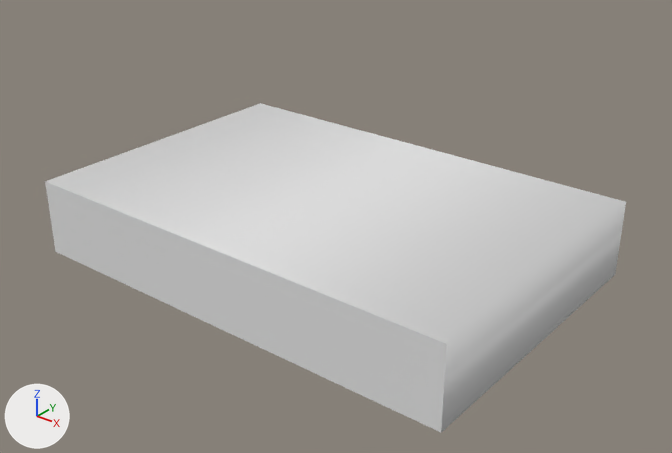
The Blender file Assets/Models/Paths/Base.blend, before and after one commit.
One viewpoint serves both versions: a camera (50 mm lens) standing at (3.34, -5.1, 2.57) and looking at (0.11, -1.07, 0.07). Lighting does not change. The marker at lower left points along +X, +Y and +Z.

The first picture shows 'Path'.
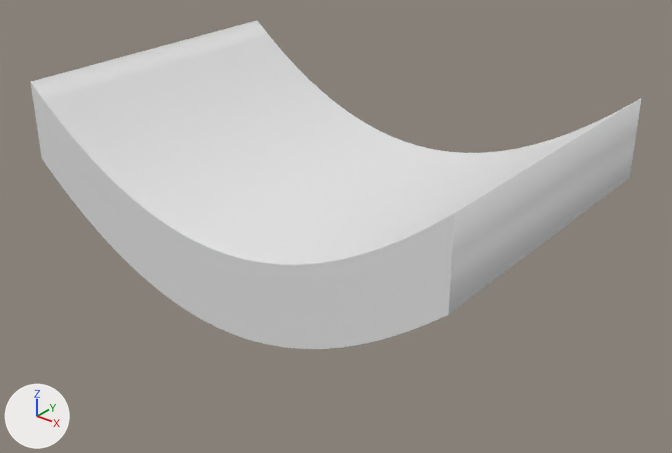
Boxes (x1, y1, x2, y2) around the edits, measured in the pictures (672 x 453 px):
'Path', reshaped
    before: (45, 103, 626, 432)
    after: (31, 21, 641, 349)

The change, as a list of edits to the scene's bpy script:
```text
Change cu_beziercircle:
    remove _sp.bezier_points.foreach_set('co', [-1.5, -0.25, 0.0, -1.5, 0.25, 0.0, 1.5, 0.25, 0.0, 1.5, -0.25, 0.0])
    remove _sp.bezier_points.foreach_set('handle_left', [-0.5, -0.25, 0.0, -1.5, 0.0833, 0.0, 0.5, 0.25, 0.0, 1.5, -0.0833, 0.0])
    remove _sp.bezier_points.foreach_set('handle_right', [-1.5, -0.0833, 0.0, -0.5, 0.25, 0.0, 1.5, 0.0833, 0.0, 0.5, -0.25, 0.0])
    remove for _p, _l, _r in zip(_sp.bezier_points, ['VECTOR', 'VECTOR', 'VECTOR', 'VECTOR'], ['VECTOR', 'VECTOR', 'VECTOR', 'VECTOR']): _p.handle_left_type = _l; _p.handle_right_type = _r
    _sp: cu_beziercircle.splines.new('BEZIER'); _sp.bezier_points.add(3) -> cu_beziercircle.splines.new('BEZIER'); _sp.bezier_points.add(9)
    add _sp.bezier_points.foreach_set('co', [-1.5, 0.403, 0.0, -1.5, 0.903, 0.0, -1.5, 0.903, 0.0, -1.5, 0.903, 0.0, -1.5, 0.903, 0.0, -1.5, 0.903, 0.0, 0.0, 0.25, 0.0, 1.5, 0.903, 0.0, 1.5, 0.403, 0.0, 0.0, -0.25, 0.0])
    add _sp.bezier_points.foreach_set('handle_left', [-1.0, -0.0313, 0.0, -1.5, 0.736, 0.0, -1.5, 0.903, 0.0, -1.5, 0.903, 0.0, -1.5, 0.903, 0.0, -1.5, 0.903, 0.0, -0.5, 0.25, 0.0, 1.0, 0.469, 0.0, 1.5, 0.57, 0.0, 0.5, -0.25, 0.0])
    add _sp.bezier_points.foreach_set('handle_right', [-1.5, 0.57, 0.0, -1.5, 0.903, 0.0, -1.5, 0.903, 0.0, -1.5, 0.903, 0.0, -1.5, 0.903, 0.0, -1.0, 0.469, 0.0, 0.5, 0.25, 0.0, 1.5, 0.736, 0.0, 1.0, -0.0313, 0.0, -0.5, -0.25, 0.0])
    add for _p, _l, _r in zip(_sp.bezier_points, ['FREE', 'VECTOR', 'VECTOR', 'VECTOR', 'VECTOR', 'VECTOR', 'ALIGNED', 'FREE', 'VECTOR', 'ALIGNED'], ['VECTOR', 'VECTOR', 'VECTOR', 'VECTOR', 'VECTOR', 'FREE', 'ALIGNED', 'VECTOR', 'FREE', 'ALIGNED']): _p.handle_left_type = _l; _p.handle_right_type = _r
```
